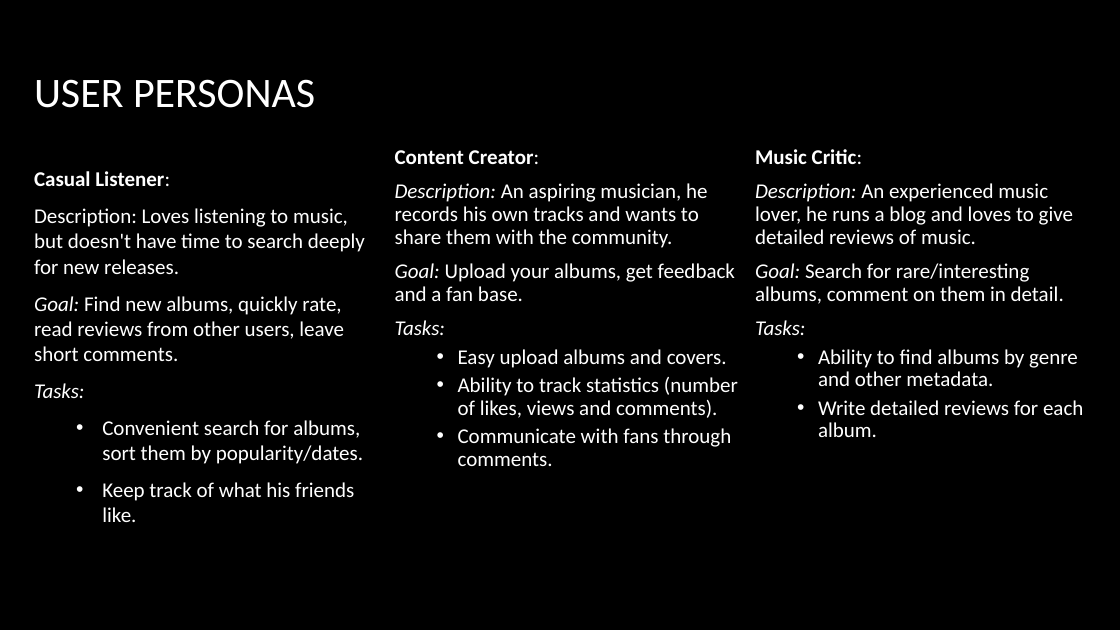
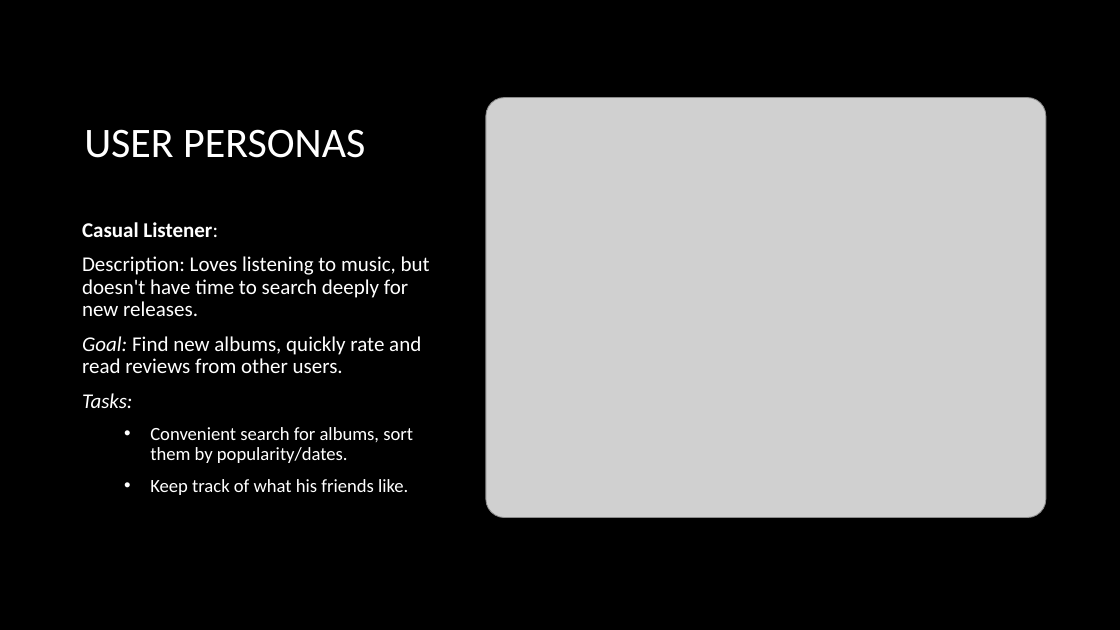
Before and after one commit to MalachyMcGinnity/WAD2GroupProject, a slide deck: slide 3 of WAD2 Group Project Design Spec.pptx. Drawn at 1120x630 pixels with LibreOffice and Linux fonts; fonts in the diff are those of the drawing; grey boxes stand for pictures; background and template pictures are left out. Boxes give left, top, right and bottom in pixels: in the first picture for what was removed or moved away, otherwise in the second. Text is boxed around its words. In the diff, an @@ line names an element or a change of style, - is before the commit and + after.

```diff
--- a/WAD2 Group Project Design Spec.pptx
+++ b/WAD2 Group Project Design Spec.pptx
@@ title "USER PERSONAS": place and size @@
-title "USER PERSONAS" at box(34, 79, 315, 108)
+title "USER PERSONAS" at box(84, 129, 365, 158)
@@ picture added at box(486, 97, 1046, 518) @@
@@ text removed at box(755, 149, 1083, 437) @@
-Music Critic:
-Description: An experienced music lover, he runs a blog and loves to give detailed reviews of music.
-Goal: Search for rare/interesting albums, comment on them in detail.
-Tasks:
-  • Ability to find albums by genre and other metadata.
-  • Write detailed reviews for each album.
@@ text removed at box(395, 150, 738, 466) @@
-Content Creator:
-Description: An aspiring musician, he records his own tracks and wants to share them with the community.
-Goal: Upload your albums, get feedback and a fan base.
-Tasks:
-  • Easy upload albums and covers.
-  • Ability to track statistics (number of likes, views and comments).
-  • Communicate with fans through comments.
@@ text "Casual Listener:": place and size @@
-text "Casual Listener:" at box(34, 171, 365, 522)
+text "Casual Listener:" at box(82, 222, 430, 495)
@@ text at box(82, 222, 430, 495): size 18 to 16 pt in "Convenient search for albums, sort them by ...", "Keep track of what his friends like."; line spacing 1 to 0.9 @@
@@ text at box(82, 336, 421, 373): text changed @@
-Goal: Find new albums, quickly rate, read reviews from other users, leave short comments.
+Goal: Find new albums, quickly rate and read reviews from other users.
```
Also in this commit, not shown: 2 other slides changed, 6 slides added.
